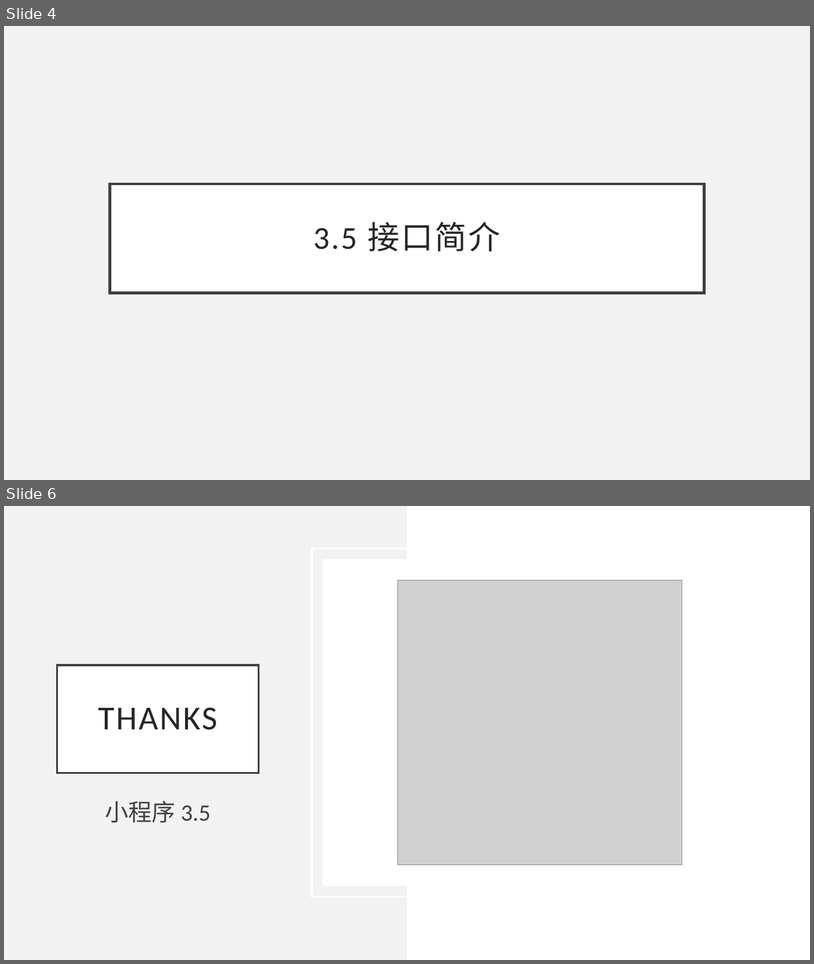
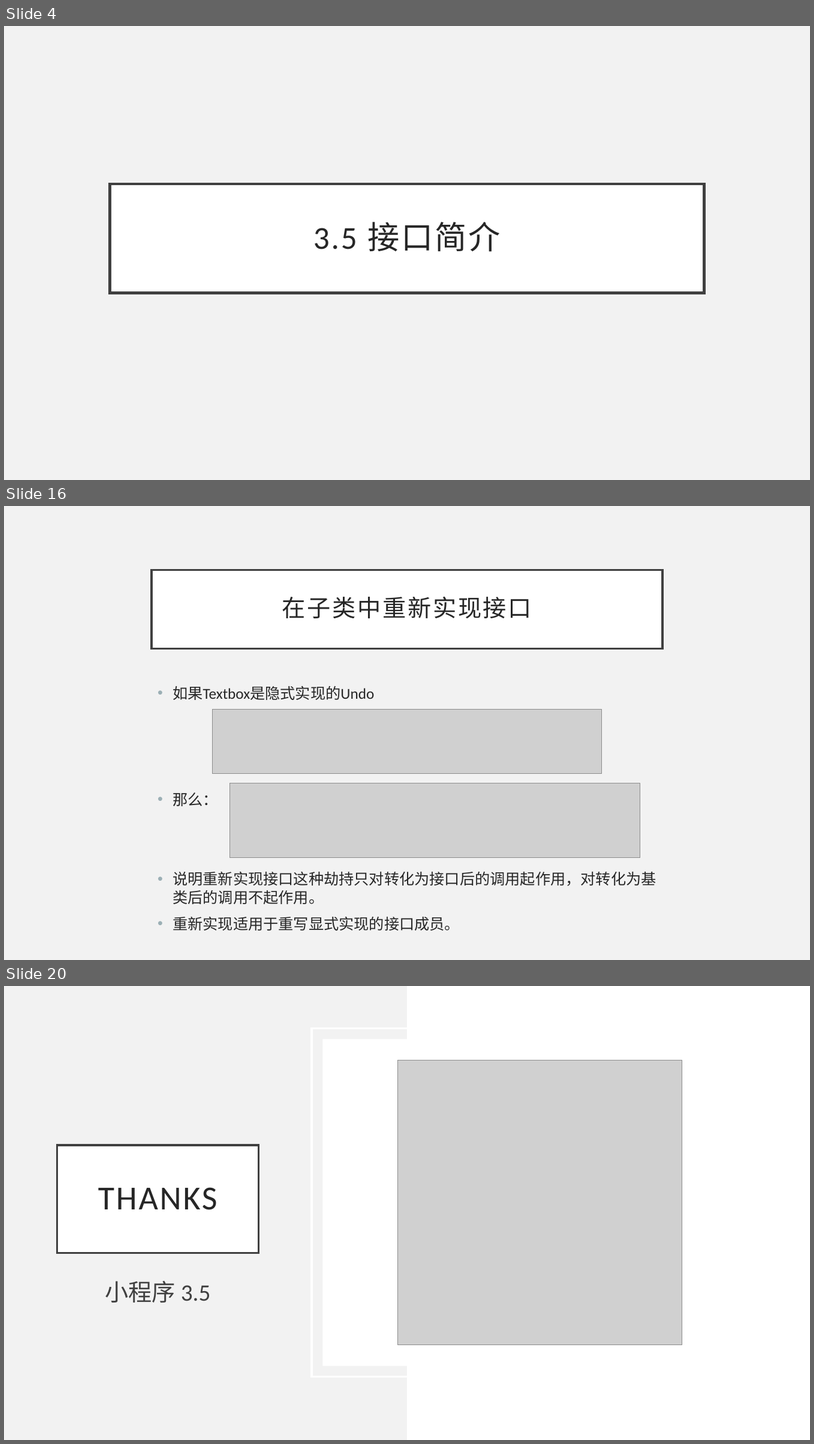
Before and after one commit to BillSon68/CSharp-Tutorial, a slide deck: Chapter 03/309 - 接口简介.pptx. Shown one above the other, each under a label of ours: slides 4 and 6 before the commit, slides 4, 16 and 20 after it; the slides between them are not shown. The pictures are 814x964 and 814x1444 pixels, drawn with LibreOffice and Linux fonts; fonts in the diff are those of the drawing; grey boxes stand for pictures. Boxes give left, top, right and bottom in pixels: in the first picture for what was removed or moved away, otherwise in the second. Text is boxed around its words. In the diff, an @@ line names an element or a change of style, - is before the commit and + after.

Commit message:
update

```diff
--- a/Chapter 03/309 - 接口简介.pptx
+++ b/Chapter 03/309 - 接口简介.pptx
@@ slide 16 added at (4,506,810,960), background #F2F2F2 @@
@@ title added at (152,570,663,648), fill #FFFFFF, outline #404040 2.5 pt, 28 pt, text #262626 @@
+在子类中重新实现接口
@@ text added at (173,686,656,930), 18 pt, text #262626 @@
+• 如果Textbox是隐式实现的Undo
+• 那么：
+• 说明重新实现接口这种劫持只对转化为接口后的调用起作用，对转化为基类后的调用不起作用。
+• 重新实现适用于重写显式实现的接口成员。
@@ picture added at (213,709,602,774) @@
@@ picture added at (230,783,641,858) @@
@@ what was slide 6 is now slide 20 @@
```
Also in this commit, not shown: 14 other slides added, 1 slide removed.
